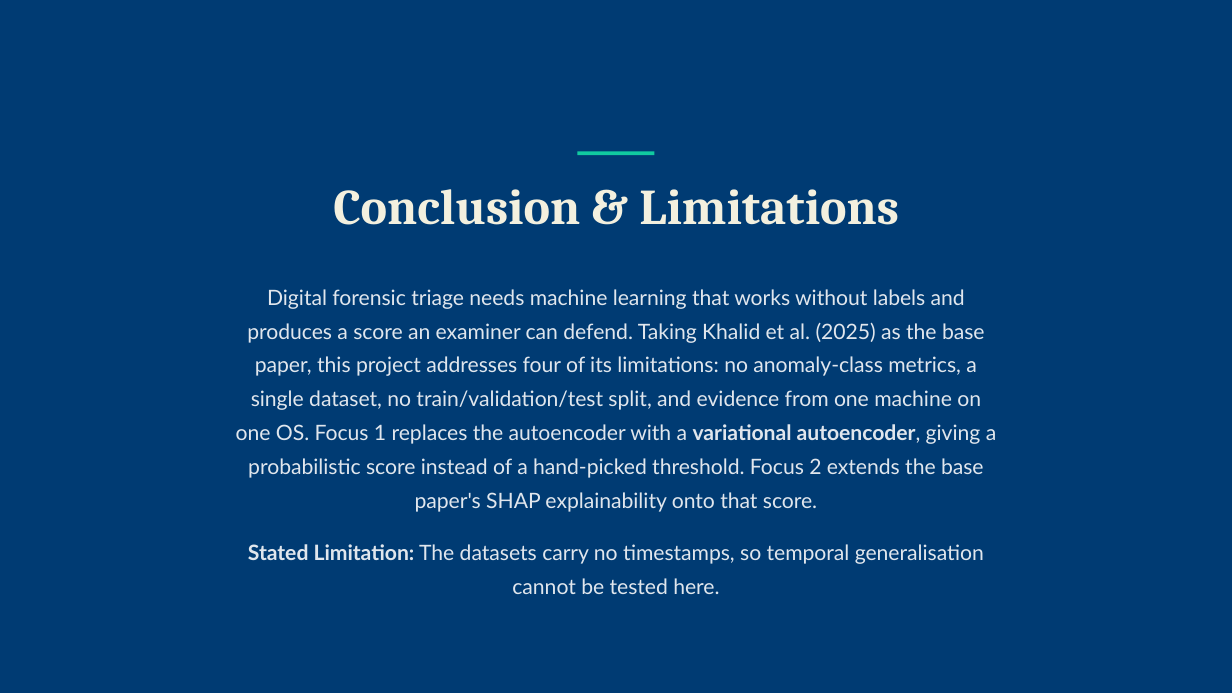
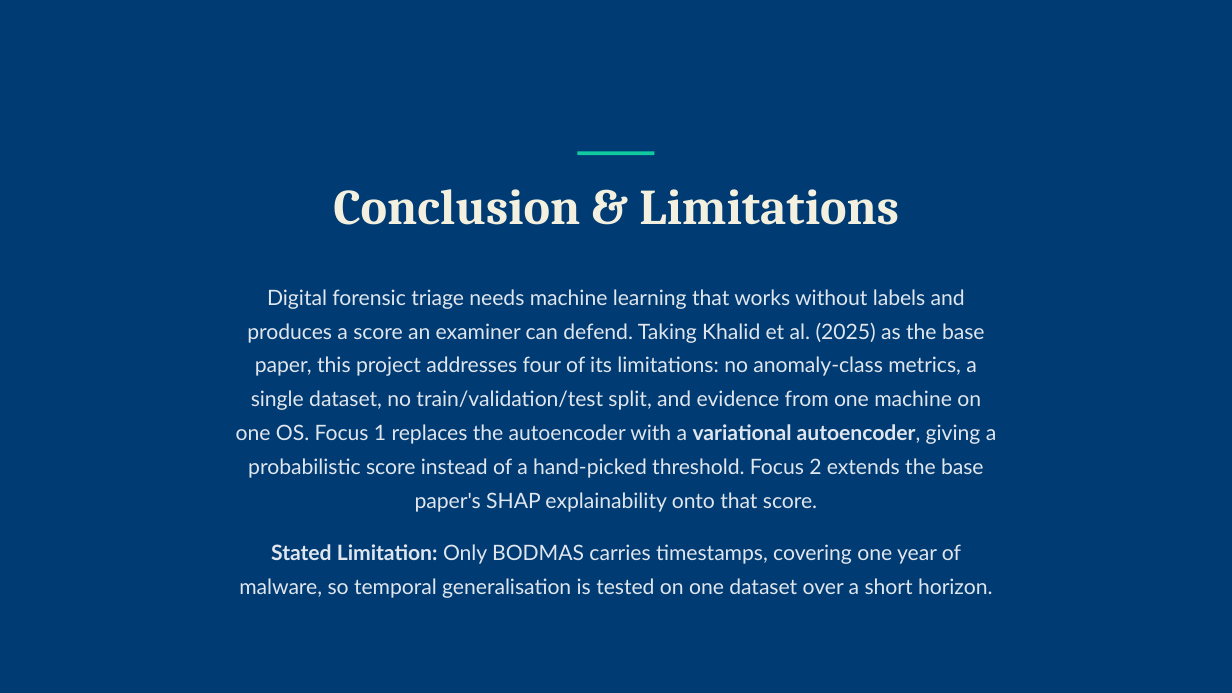
Before and after one commit to SoulDeplane/Probabilistic-Anomaly-Scoring, a slide deck: slide 13 of Writeup/PPT 1.pptx. Drawn at 1232x693 pixels with LibreOffice and Linux fonts; fonts in the diff are those of the drawing; background and template pictures are left out. Boxes give left, top, right and bottom in pixels: in the first picture for what was removed or moved away, otherwise in the second. Text is boxed around its words. In the diff, an @@ line names an element or a change of style, - is before the commit and + after.

```diff
--- a/Writeup/PPT 1.pptx
+++ b/Writeup/PPT 1.pptx
@@ text at <box>239,544,993,598</box>: text changed @@
-Stated Limitation: The datasets carry no timestamps, so temporal generalisation cannot be tested here.
+Stated Limitation: Only BODMAS carries timestamps, covering one year of malware, so temporal generalisation is tested on one dataset over a short horizon.
```
Also in this commit, not shown: 8 other slides changed, 34 other files.
